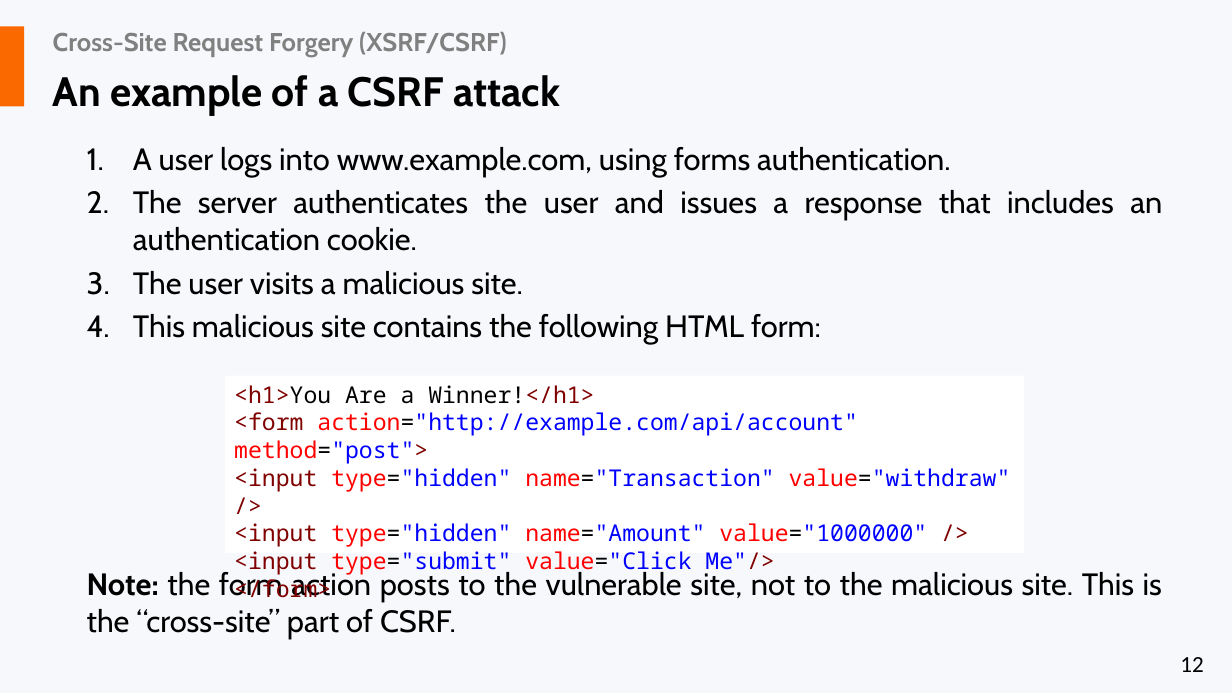
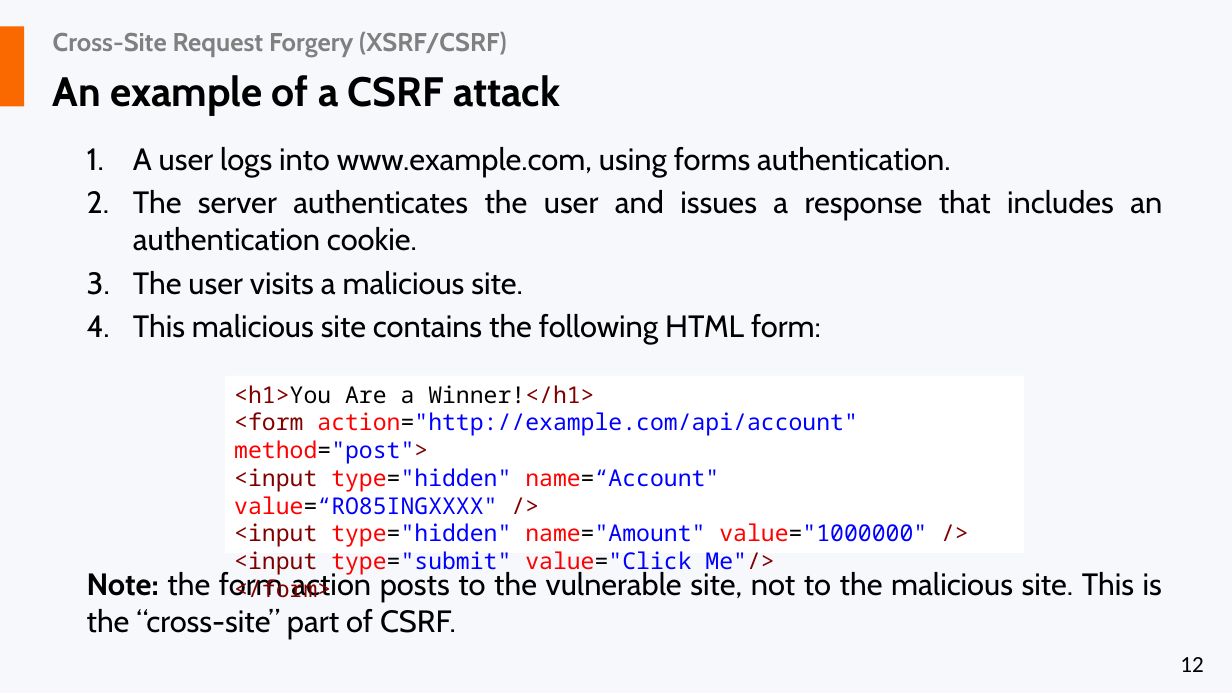
Before and after one commit to liviucotfas/ase-web-and-cloud-applications-security, a slide deck: slide 12 of Presentation ASPNET MVC Core - Part III.pptx. Drawn at 1232x693 pixels with LibreOffice and Linux fonts; fonts in the diff are those of the drawing. Boxes give left, top, right and bottom in pixels: in the first picture for what was removed or moved away, otherwise in the second. Text is boxed around its words. In the diff, an @@ line names an element or a change of style, - is before the commit and + after.

```diff
--- a/Presentation ASPNET MVC Core - Part III.pptx
+++ b/Presentation ASPNET MVC Core - Part III.pptx
@@ text in rectangle at box(234, 468, 719, 515): text changed @@
-<input type="hidden" name="Transaction" value="withdraw" />
+<input type="hidden" name=“Account" value=“RO85INGXXXX" />
```
Also in this commit, not shown: 4 other slides changed, 1 other file.
